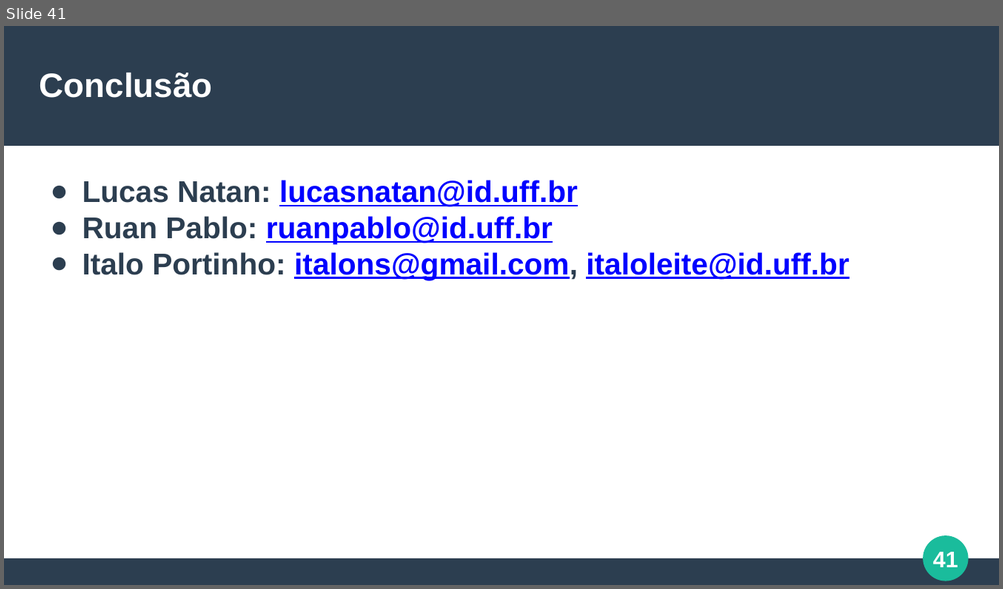
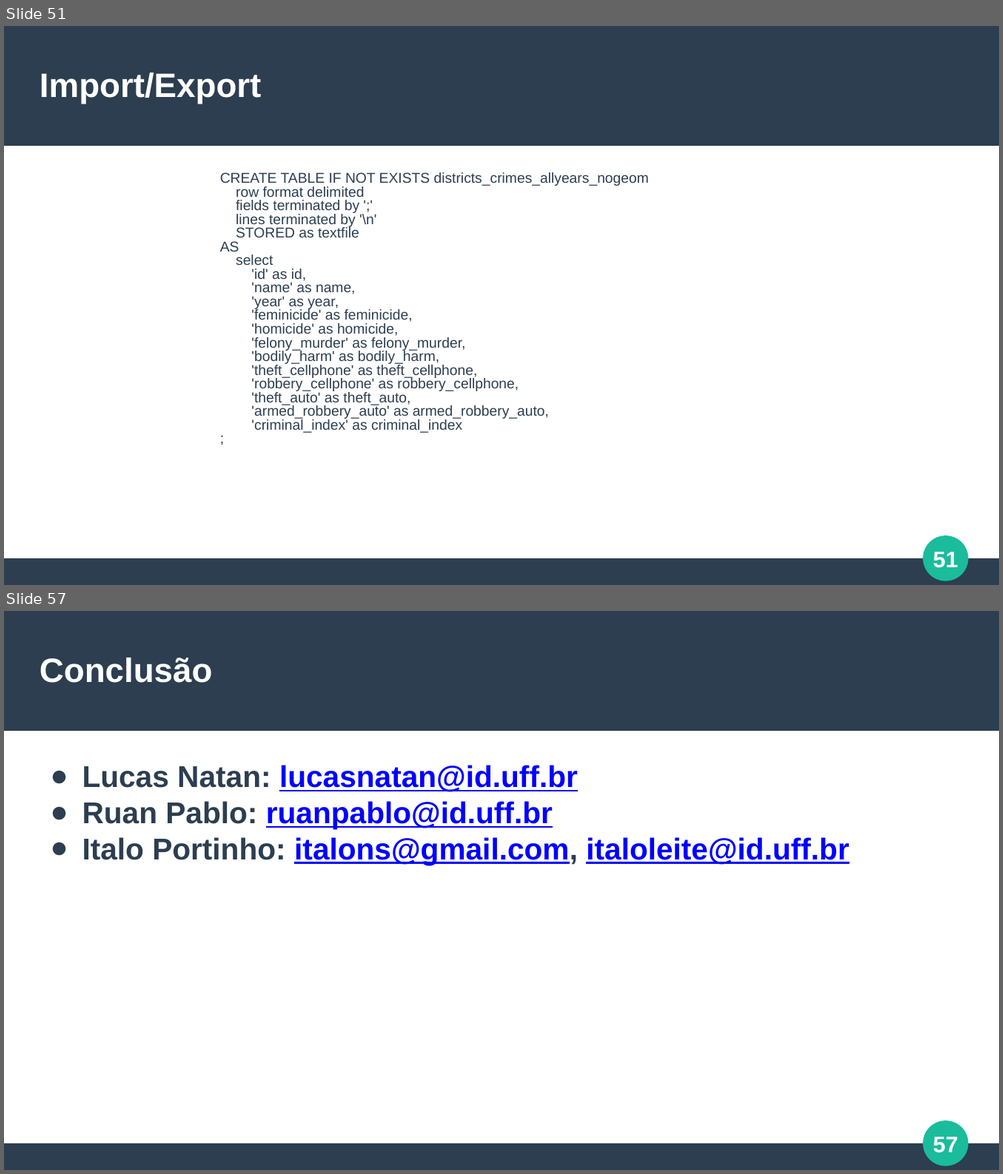
Before and after one commit to italoportinho/trabalho-egov-2024-1, a slide deck: trabalho-pratico/apresentacao_trabalho_pratico_EGOV_2024-1.pptx. Shown one above the other, each under a label of ours: slide 41 before the commit, slides 51 and 57 after it; the slides between them are not shown. The pictures are 1003x589 and 1003x1174 pixels, drawn with LibreOffice and Linux fonts; fonts in the diff are those of the drawing. Boxes give left, top, right and bottom in pixels: in the first picture for what was removed or moved away, otherwise in the second. Text is boxed around its words. In the diff, an @@ line names an element or a change of style, - is before the commit and + after.

```diff
--- a/trabalho-pratico/apresentacao_trabalho_pratico_EGOV_2024-1.pptx
+++ b/trabalho-pratico/apresentacao_trabalho_pratico_EGOV_2024-1.pptx
@@ slide 51 added at [4, 26, 999, 585], background #FFFFFF; not listed: 4 template elements that a slide beside it also shows @@
@@ text added at [40, 73, 262, 104], 27 pt, text #FFFFFF, bold @@
+Import/Export
@@ text added at [220, 173, 649, 433], 11.4 pt, text #2C3E50 @@
+CREATE TABLE IF NOT EXISTS districts_crimes_allyears_nogeom
+row format delimited
+fields terminated by ';'
+lines terminated by '\n'
+STORED as textfile
+AS
+select
+'id' as id,
+'name' as name,
+'year' as year,
+'feminicide' as feminicide,
+'homicide' as homicide,
+'felony_murder' as felony_murder,
+'bodily_harm' as bodily_harm,
+'theft_cellphone' as theft_cellphone,
+'robbery_cellphone' as robbery_cellphone,
+'theft_auto' as theft_auto,
+'armed_robbery_auto' as armed_robbery_auto,
+'criminal_index' as criminal_index
+;
@@ what was slide 41 is now slide 57 @@
@@ page number at [933, 1137, 958, 1153]: text changed @@
-41
+57
```
Also in this commit, not shown: 38 slides changed, 17 other slides added, 2 slides removed.
